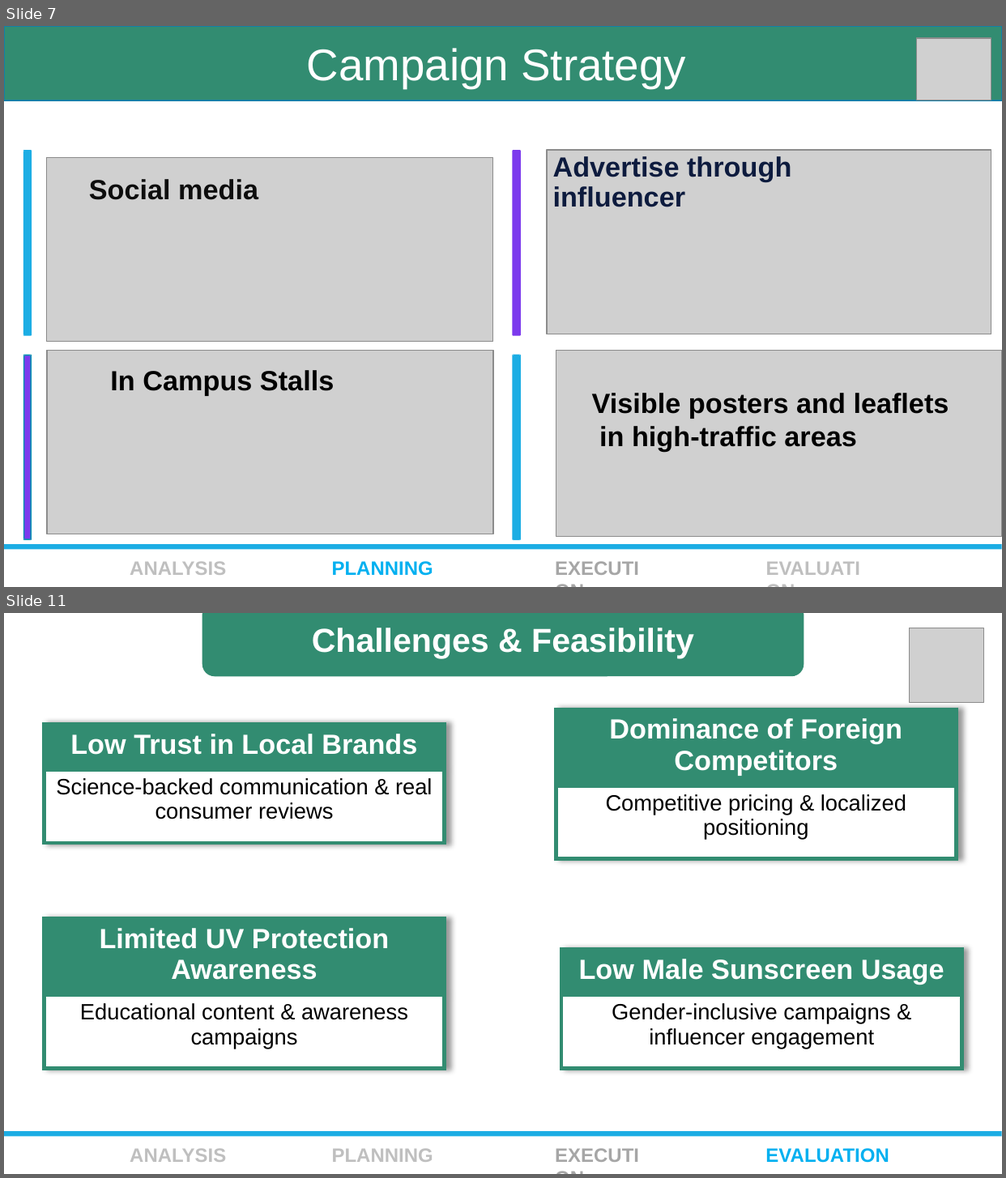
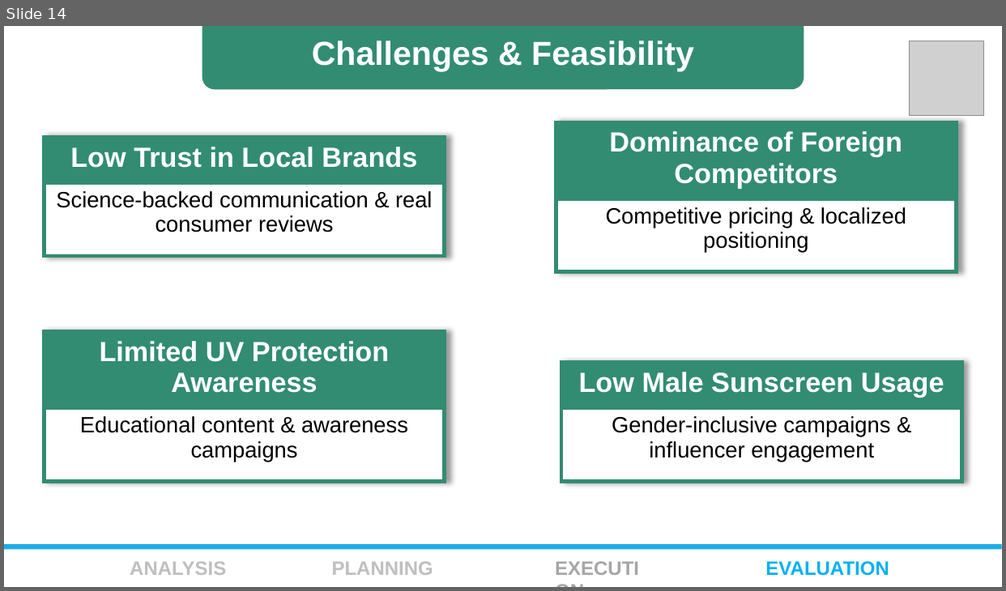
Before and after one commit to shohan12727/Business-Case, a slide deck: SkinCafeSunFunday/Skin-Cafe-Solution.pptx. Shown one above the other, each under a label of ours: slides 7 and 11 before the commit, slide 14 after it; the slides between them are not shown. The pictures are 1006x1178 and 1006x591 pixels, drawn with LibreOffice and Linux fonts; fonts in the diff are those of the drawing; grey boxes stand for pictures. Boxes give left, top, right and bottom in pixels: in the first picture for what was removed or moved away, otherwise in the second. Text is boxed around its words. In the diff, an @@ line names an element or a change of style, - is before the commit and + after.

```diff
--- a/SkinCafeSunFunday/Skin-Cafe-Solution.pptx
+++ b/SkinCafeSunFunday/Skin-Cafe-Solution.pptx
@@ slide 7 removed at (4,26,1002,587), background #FFFFFF; not listed: 1 template element that a slide beside it also shows @@
@@ rectangle removed at (4,26,1002,101) @@
-Campaign Strategy
@@ picture removed at (917,38,991,100) @@
@@ freeform shape removed at (23,150,31,335) @@
@@ freeform shape removed at (24,151,31,335) @@
@@ picture removed at (47,158,493,343) @@
@@ freeform shape removed at (512,150,520,335) @@
@@ freeform shape removed at (513,151,520,335) @@
@@ picture removed at (547,150,991,335) @@
@@ picture removed at (553,160,932,208) @@
@@ text removed at (553,156,791,207) @@
-Advertise through influencer
@@ text removed at (89,179,258,200) @@
-Social media
@@ freeform shape removed at (23,354,31,540) @@
@@ freeform shape removed at (24,356,31,540) @@
@@ picture removed at (47,350,493,534) @@
@@ freeform shape removed at (512,354,520,540) @@
@@ freeform shape removed at (513,356,520,540) @@
@@ picture removed at (556,350,1002,536) @@
@@ text removed at (110,370,334,396) @@
-In Campus Stalls
@@ text removed at (592,393,949,452) @@
-Visible posters and leaflets
-in high-traffic areas
@@ text removed at (545,551,658,585) @@
-EXECUTION
@@ text removed at (756,551,880,585) @@
-EVALUATION
@@ text removed at (130,561,226,575) @@
-ANALYSIS
@@ text removed at (332,561,433,576) @@
-PLANNING
@@ what was slide 11 is now slide 14 @@
```
Also in this commit, not shown: 4 slides changed, 5 slides added, 1 other slide removed, 4 other files.
